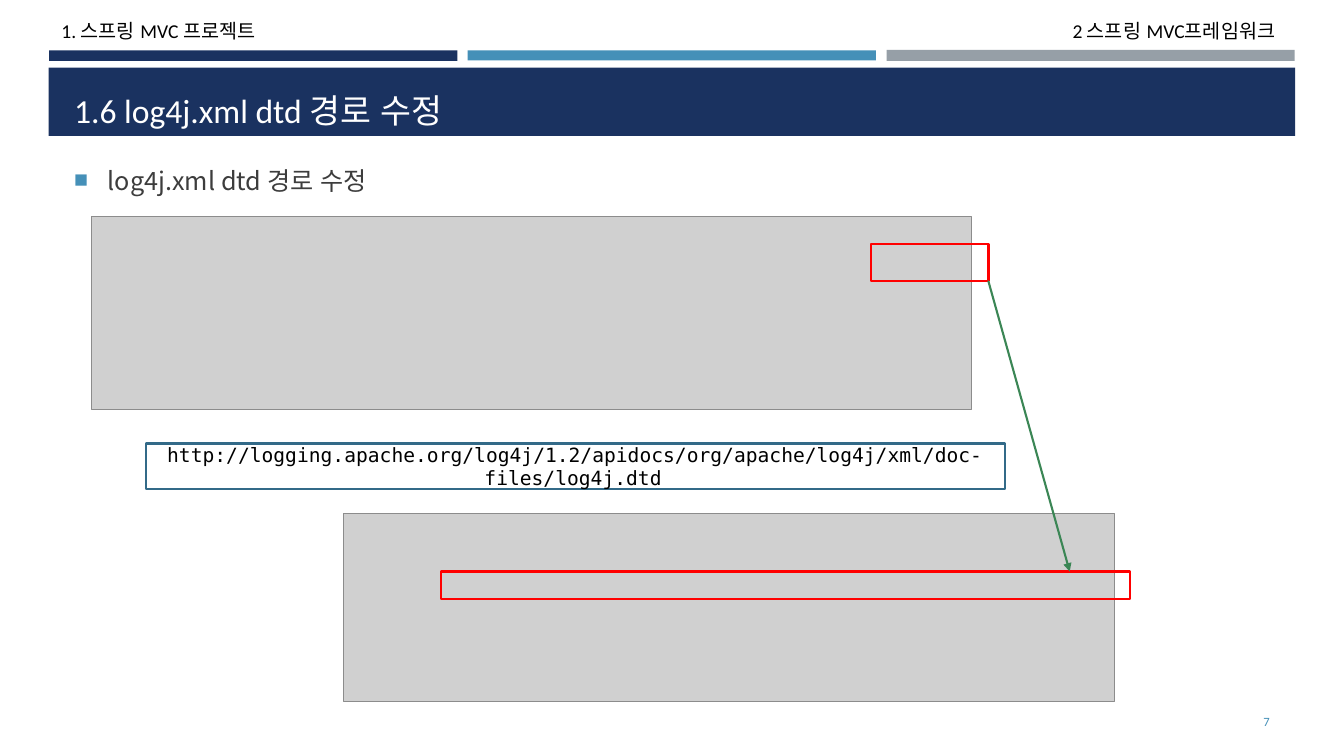
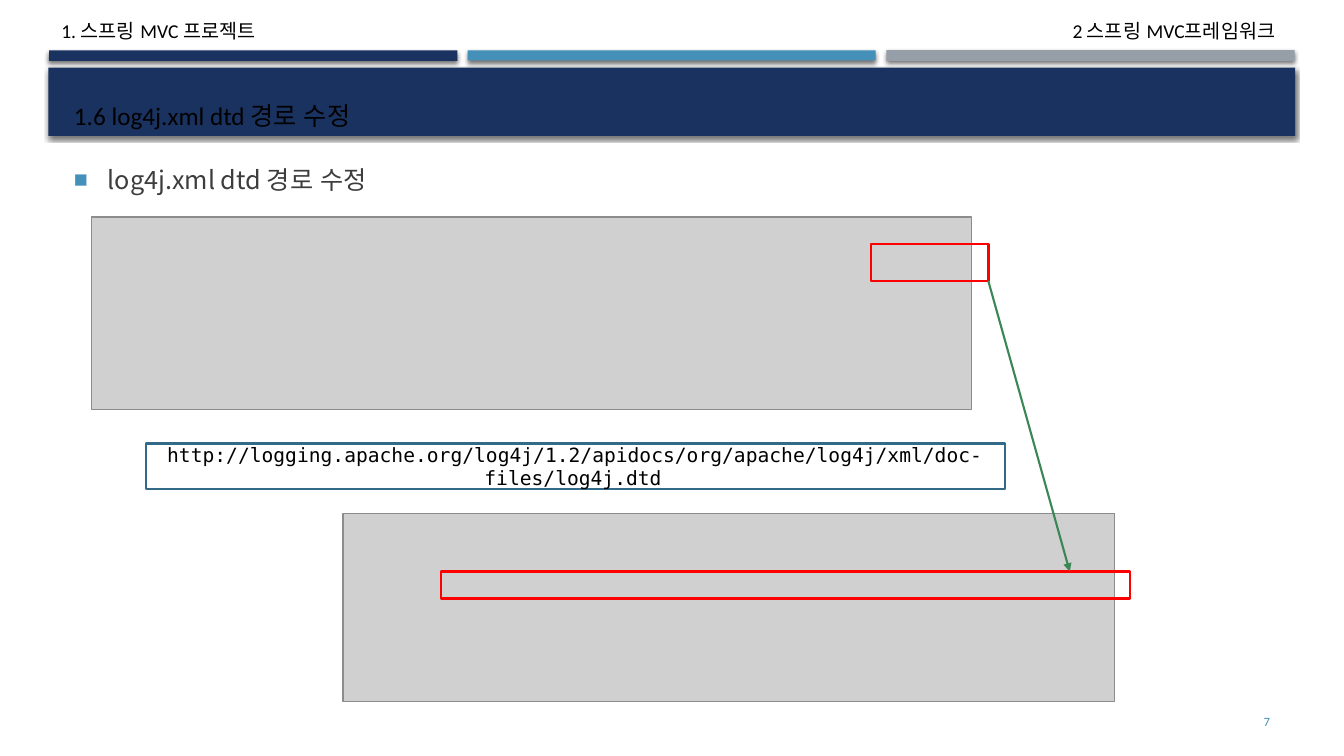
Before and after one commit to deukvely/spring, a slide deck: slide 7 of PPT/03.스프링프로젝트.pptx. Drawn at 1344x756 pixels with LibreOffice and Linux fonts; fonts in the diff are those of the drawing; grey boxes stand for pictures. Boxes give left, top, right and bottom in pixels: in the first picture for what was removed or moved away, otherwise in the second. Text is boxed around its words. In the diff, an @@ line names an element or a change of style, - is before the commit and + after.

```diff
--- a/PPT/03.스프링프로젝트.pptx
+++ b/PPT/03.스프링프로젝트.pptx
@@ shadow on in 4 elements at (x1=49, y1=50, x2=458, y2=60), (x1=886, y1=50, x2=1295, y2=62), (x1=468, y1=50, x2=876, y2=60), (x1=48, y1=68, x2=1296, y2=136) @@
@@ title "1.6 log4j.xml dtd 경로 수정" at (x1=74, y1=104, x2=350, y2=129): size 24 to 18 pt, text colour #FFFFFF to #000000 @@
@@ rectangle "http://logging.apache.org/log4j/1.2/apidocs/org/apache/log4j ..." at (x1=146, y1=444, x2=1005, y2=489): outline #336B88 1.75 pt to #336A88 1.75 pt @@
```
Also in this commit, not shown: 28 other slides changed, 33 other files.
